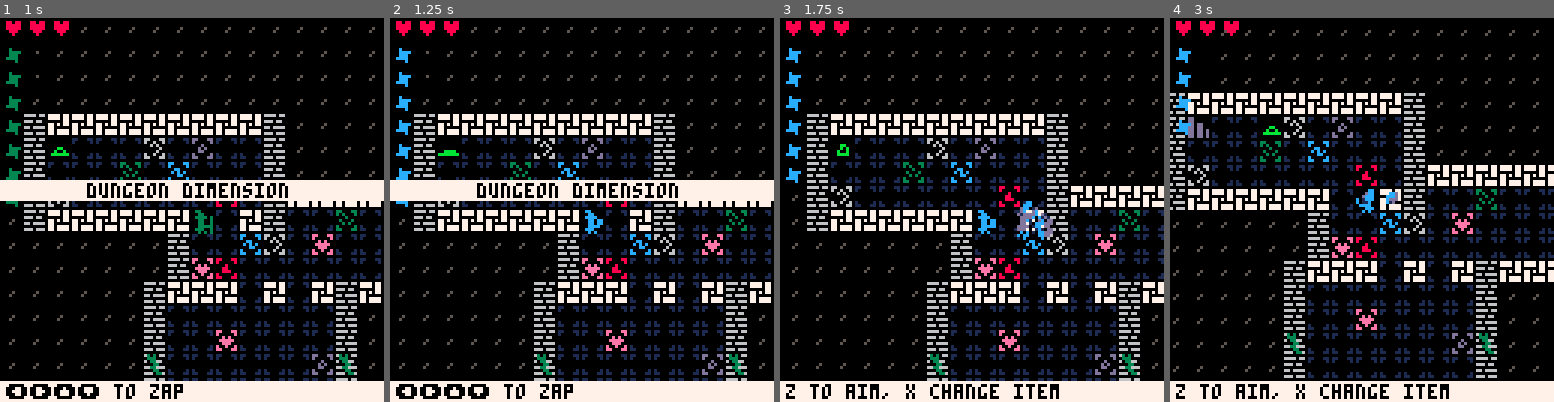
Above: before the commit, frames 1-4 (left to right).
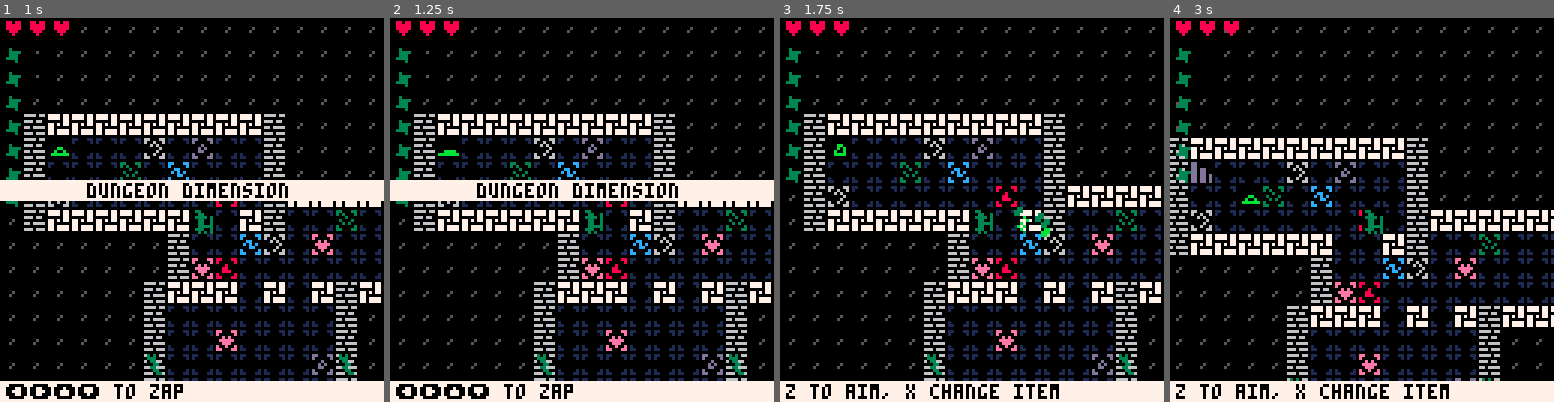
Above: after the commit, the same moments.

Repository: DanBrooker/octarine-7drl
Game: PICO-8 cartridge octarine.p8
Same seed, same stepped clock (60 frames per second), same inputs: the game is played once before the commit and once after it.
Inputs:
- Up to frame 1 (1 s): tap X (X key) at 0.33 s; tap O (Z key) at 0.7 s
- Up to frame 2 (1.25 s): tap X (X key) at 1.07 s
- Up to frame 3 (1.75 s): hold Right from 1.6 s (still down); tap O (Z key) at 1.7 s
- Up to frame 4 (3 s): tap X (X key) at 1.85, 2.97 s; release Right at 2.1 s; tap O (Z key) at 2.1, 2.5, 2.9 s; hold Up 2.15-2.42 s; hold Right from 2.47 s (still down)

Frame 1 is identical in both runs. In frame 2, 0.7% of the frame differs, in the area x 1-56%, y 7-57%; in frame 3, 18%; in frame 4, 29%, in the area x 0-100%, y 2-95%.

Commit message:
bugfix for switching while aiming, cancel aiming

Diff:
--- a/octarine.p8
+++ b/octarine.p8
@@ -784,7 +784,11 @@
  elseif butt==4 then
   return toogleshoot()
  elseif butt==5 then
-  return switchitem()
+  if aiming then
+   return false -- maybe discharge if #enemies == 0
+  else
+   return switchitem()
+  end
  end
 end
 
@@ -792,7 +796,7 @@
  if charges[item] == 0 then
   return reload()
  else
-  aiming=true
+  aiming = not aiming
   return false
  end
 end
